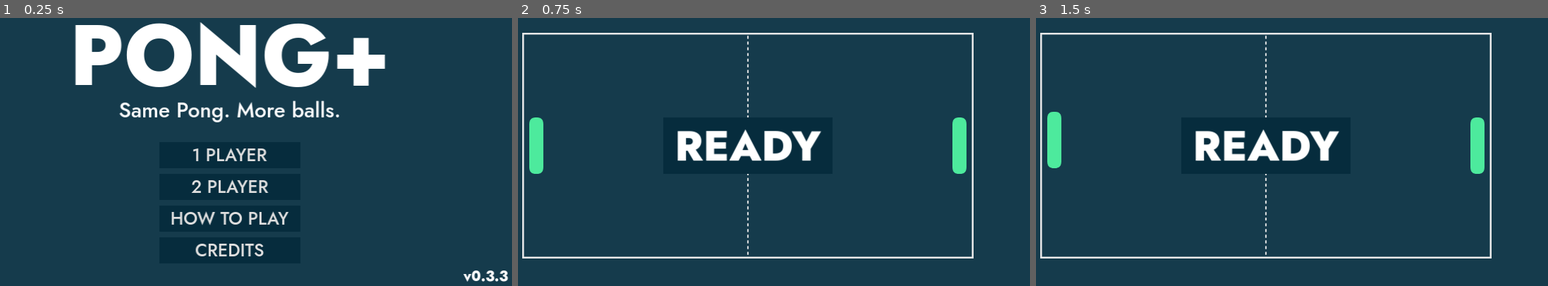
Above: before the commit, frames 1-3 (left to right).
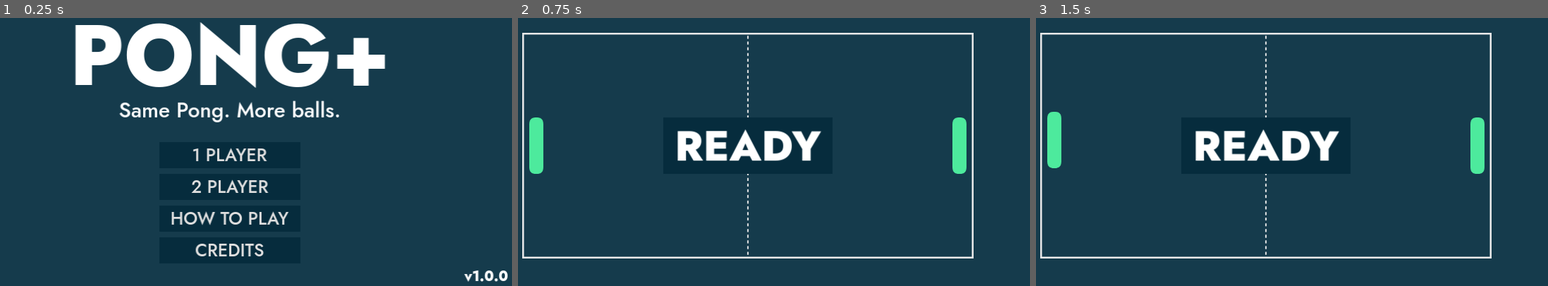
Above: after the commit, the same moments.

Repository: cf-Le3/pong-plus
Game: Godot game, scene res://main/main.tscn
The game is run twice, just before and just after one commit, with the same random seed, the same clock (stepped at 60 frames per second) and the same inputs.
Inputs:
- Up to frame 1 (0.25 s): no input
- Up to frame 2 (0.75 s): click "1 PLAYER" at 0.5 s
- Up to frame 3 (1.5 s): tap Enter at 1.25 s; hold W (up_player1) from 1.28 s (still down); hold Down (down_player2) from 1.28 s (still down)

The runs differ from the first frame. In frame 1, 0.2% of the frame differs, in the area x 90-100%, y 94-99%; in frame 2, nothing differs; in frame 3, nothing differs.

Commit message:
Change version number string

Diff:
--- a/Pong Plus/main/main.gd
+++ b/Pong Plus/main/main.gd
@@ -5,7 +5,7 @@
 var game
 var help
 var credits
-var version = "v0.3.3"
+var version = "v1.0.0"
 
 func _ready() -> void:
 	$Title.set_version(version)
